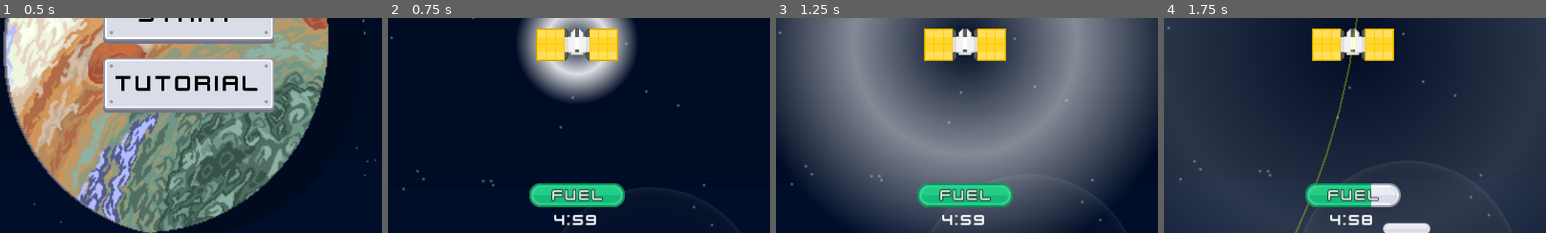
Above: before the commit, frames 1-4 (left to right).
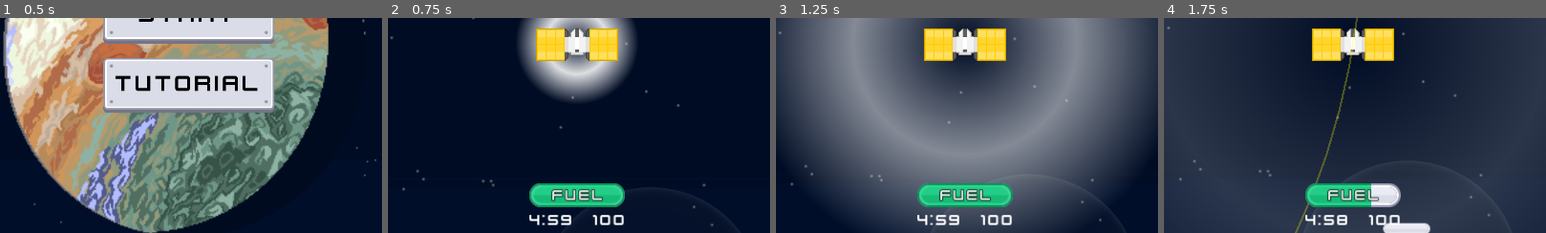
Above: after the commit, the same moments.

Repository: ThreeChooseOne/loopiter
Game: Godot game, scene res://root_scene.tscn
Same seed, same stepped clock (60 frames per second), same inputs: the game is played once before the commit and once after it.
Inputs:
- Up to frame 1 (0.5 s): no input
- Up to frame 2 (0.75 s): click "Start" at 0.5 s
- Up to frame 3 (1.25 s): no input
- Up to frame 4 (1.75 s): tap Enter at 1.25 s; hold D from 1.28 s (still down); tap I at 1.35 s
The pictures show only the part of the screen within x 25-75%, y 44-94%; the shares and areas given below are measured in that part.

Frame 1 is identical in both runs. In frame 2, 0.8% of the frame differs, in the area x 37-62%, y 91-97%; in frame 3, 0.8%; in frame 4, 0.8%.

Commit message:
add speed indicator

Diff:
--- a/main.gd
+++ b/main.gd
@@ -327,7 +327,8 @@
 	var time_left_secs = $GameOverTimer.time_left
 	var minutes = int(time_left_secs / 60)
 	var seconds: int = time_left_secs - (minutes*60)
-	$PlayerCamera/PlayerHUD/Timer.text = "%s:%02d" % [str(minutes), seconds]
+	%Timer.text = "%s:%02d" % [str(minutes), seconds]
+	%Speed.text = "%03d" % player.speed
 
 func _process(delta: float) -> void:
 	camera.position = player.position
--- a/main.tscn
+++ b/main.tscn
@@ -60,11 +60,24 @@
 text = "FUEL"
 horizontal_alignment = 1
 
-[node name="Timer" type="Label" parent="PlayerCamera/PlayerHUD"]
+[node name="HBoxContainer" type="HBoxContainer" parent="PlayerCamera/PlayerHUD"]
+layout_mode = 2
+
+[node name="Timer" type="Label" parent="PlayerCamera/PlayerHUD/HBoxContainer"]
+unique_name_in_owner = true
 layout_mode = 2
 theme = ExtResource("7_5vw27")
 text = "5:00"
 horizontal_alignment = 1
+
+[node name="ReferenceRect" type="ReferenceRect" parent="PlayerCamera/PlayerHUD/HBoxContainer"]
+custom_minimum_size = Vector2(10, 10)
+layout_mode = 2
+
+[node name="Speed" type="Label" parent="PlayerCamera/PlayerHUD/HBoxContainer"]
+unique_name_in_owner = true
+layout_mode = 2
+text = "SPD"
 
 [node name="Panel" type="PanelContainer" parent="PlayerCamera"]
 unique_name_in_owner = true
